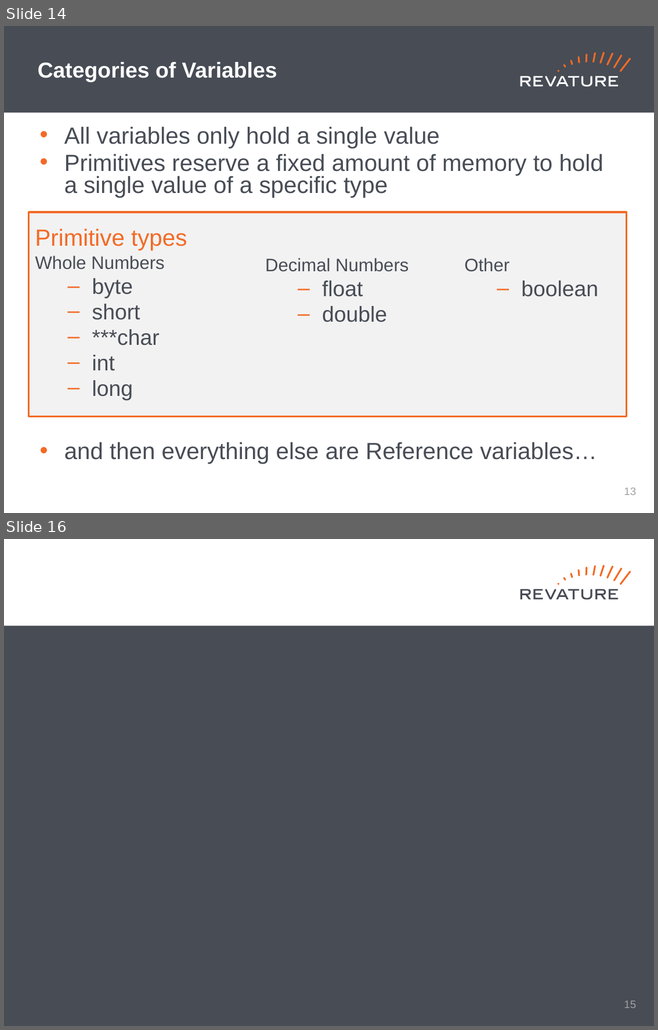
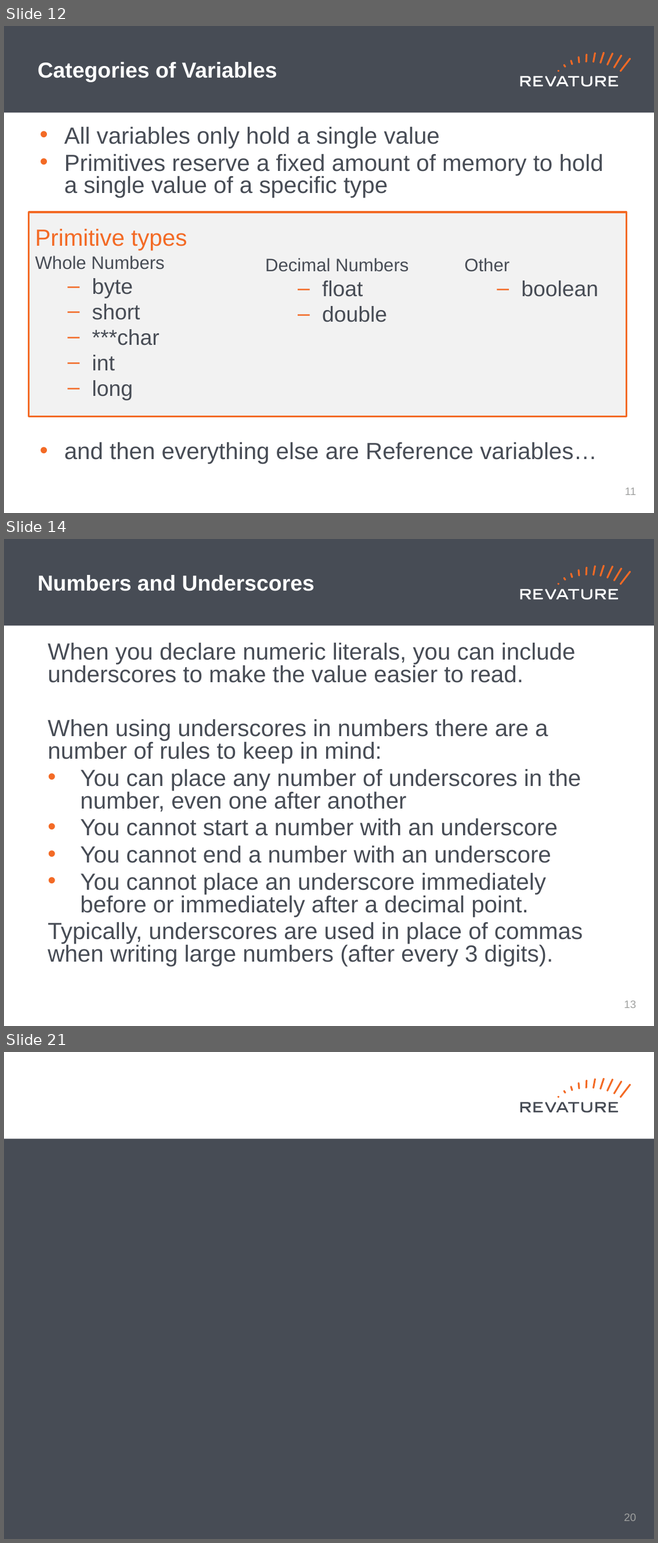
Before and after one commit to jhigherevature/8302021_RAP, a slide deck: powerpoints/Day_2.pptx. Shown one above the other, each under a label of ours: slides 14 and 16 before the commit, slides 12, 14 and 21 after it; the slides between them are not shown. The pictures are 658x1030 and 658x1543 pixels, drawn with LibreOffice and Linux fonts; fonts in the diff are those of the drawing. Boxes give left, top, right and bottom in pixels: in the first picture for what was removed or moved away, otherwise in the second. Text is boxed around its words. In the diff, an @@ line names an element or a change of style, - is before the commit and + after.

```diff
--- a/powerpoints/Day_2.pptx
+++ b/powerpoints/Day_2.pptx
@@ slide 14 added at (4,539,654,1026), background #FFFFFF; not listed: 19 template elements that a slide beside it also shows @@
@@ title added at (38,575,314,591), 24 pt, text #FFFFFF, bold @@
+Numbers and Underscores
@@ text added at (48,643,582,966), 25.9 pt, text #474C55 @@
+When you declare numeric literals, you can include underscores to make the value easier to read.
+When using underscores in numbers there are a number of rules to keep in mind:
+• You can place any number of underscores in the number, even one after another
+• You cannot start a number with an underscore
+• You cannot end a number with an underscore
+• You cannot place an underscore immediately before or immediately after a decimal point.
+Typically, underscores are used in place of commas when writing large numbers (after every 3 digits).
@@ page number added at (623,1001,636,1008), 12 pt, text #A0A1A0 @@
+13
@@ what was slide 14 is now slide 12 @@
@@ page number at (625,488,636,495): text changed @@
-13
+11
@@ what was slide 16 is now slide 21 @@
@@ page number at (623,1514,636,1521): text changed @@
-15
+20
```
Also in this commit, not shown: 3 slides changed, 11 other slides added, 7 slides removed, 2 other files.
